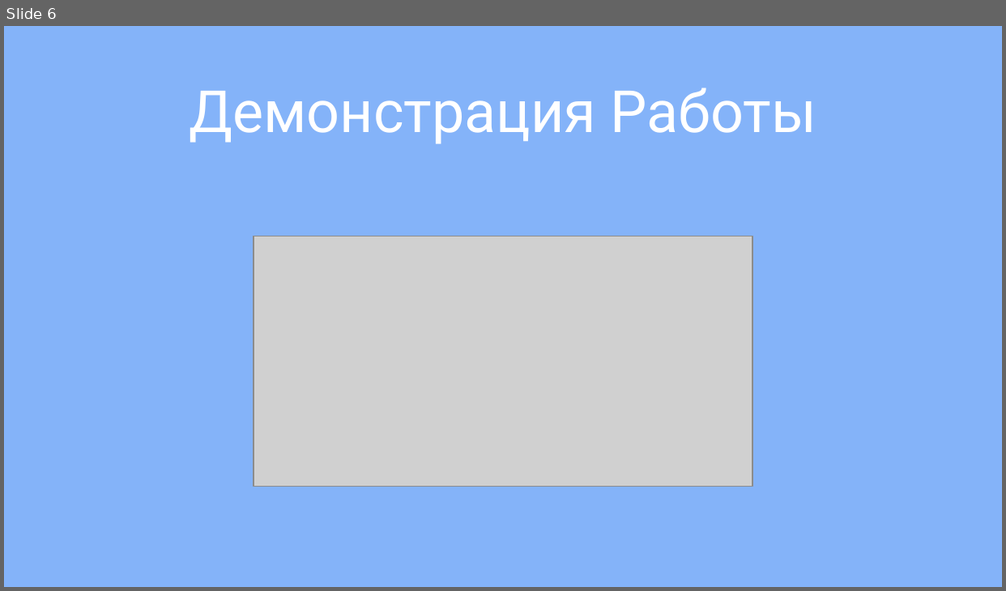
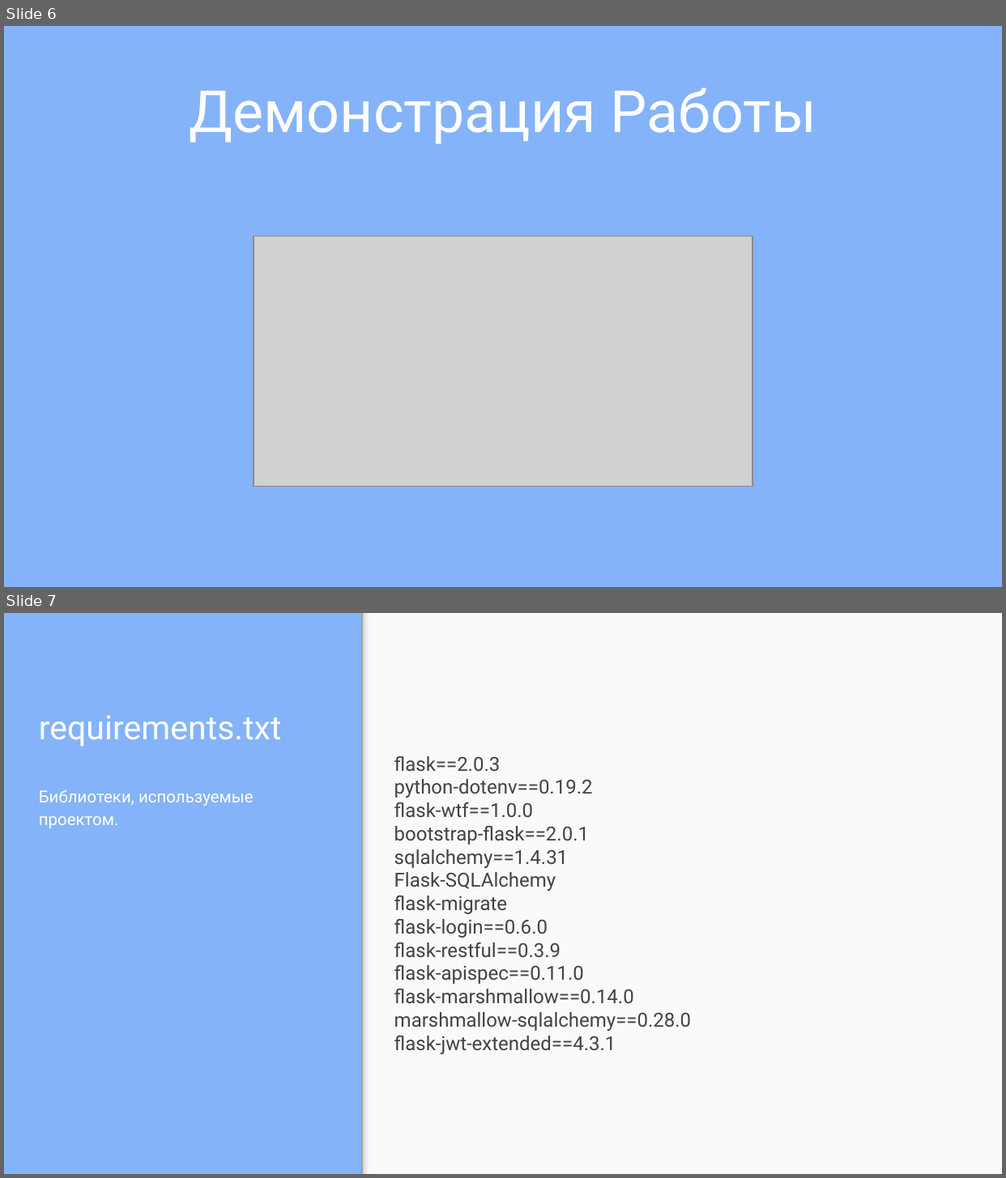
Before and after one commit to BearForesterSmallBeef/TeacherAndParent, a slide deck: materials/presentation/presentation.pptx. Shown one above the other, each under a label of ours: slide 6 before the commit, slides 6 and 7 after it. The pictures are 1006x591 and 1006x1178 pixels, drawn with LibreOffice and Linux fonts; fonts in the diff are those of the drawing; grey boxes stand for pictures. Boxes give left, top, right and bottom in pixels: in the first picture for what was removed or moved away, otherwise in the second. Text is boxed around its words. In the diff, an @@ line names an element or a change of style, - is before the commit and + after.

```diff
--- a/materials/presentation/presentation.pptx
+++ b/materials/presentation/presentation.pptx
@@ slide 7 added at (4, 613, 1002, 1174), background #84B3F9 @@
@@ rectangle added at (361, 613, 1002, 1174), fill #FAFAFA @@
@@ rectangle added at (361, 613, 373, 1174), fill gradient #F9F9F9 to #DEDEDE to #999999 @@
@@ title added at (39, 715, 282, 747), 24 pt, text #FFFFFF @@
+requirements.txt
@@ text added at (394, 756, 691, 1054), 14 pt, text #424242 @@
+flask==2.0.3
+python-dotenv==0.19.2
+flask-wtf==1.0.0
+bootstrap-flask==2.0.1
+sqlalchemy==1.4.31
+Flask-SQLAlchemy
+flask-migrate
+flask-login==0.6.0
+flask-restful==0.3.9
+flask-apispec==0.11.0
+flask-marshmallow==0.14.0
+marshmallow-sqlalchemy==0.28.0
+flask-jwt-extended==4.3.1
@@ text added at (39, 790, 253, 828), 12 pt, text #FFFFFF @@
+Библиотеки, используемые проектом.
```
Also in this commit, not shown: 16 other slides added, 28 other files.
